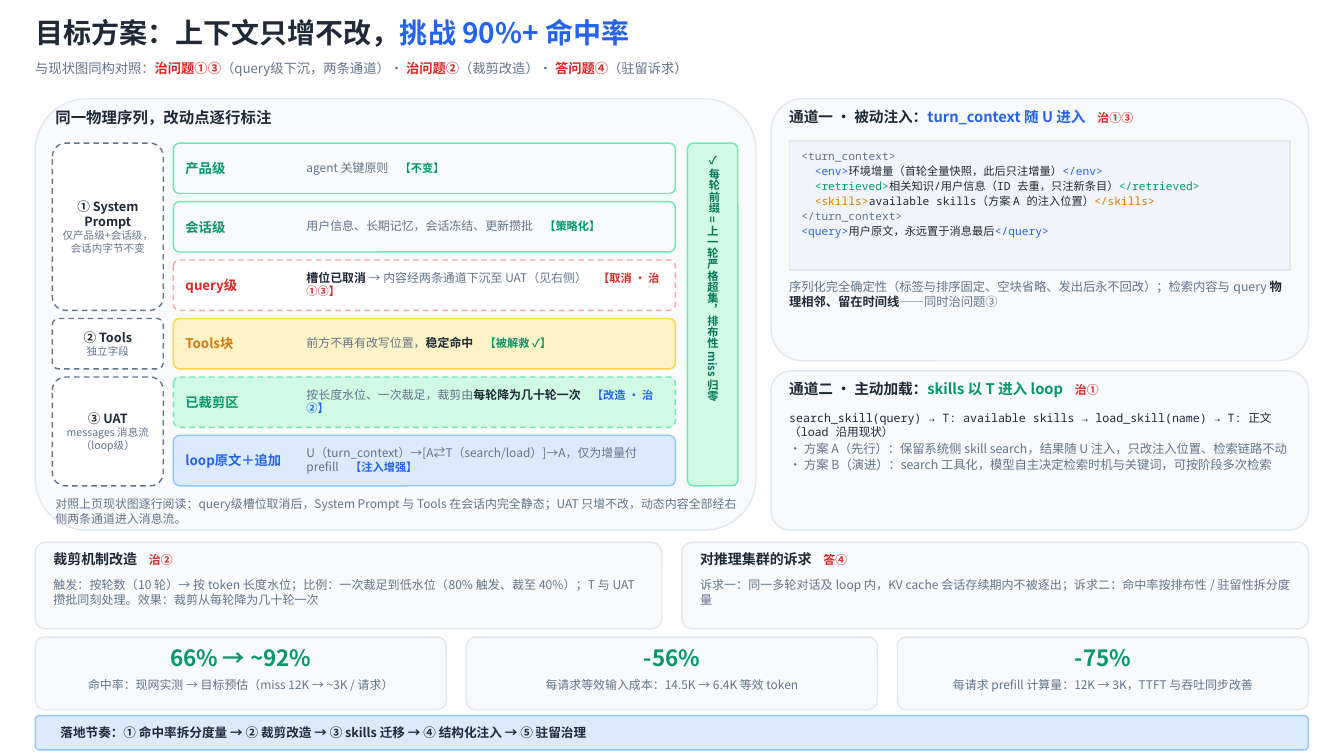
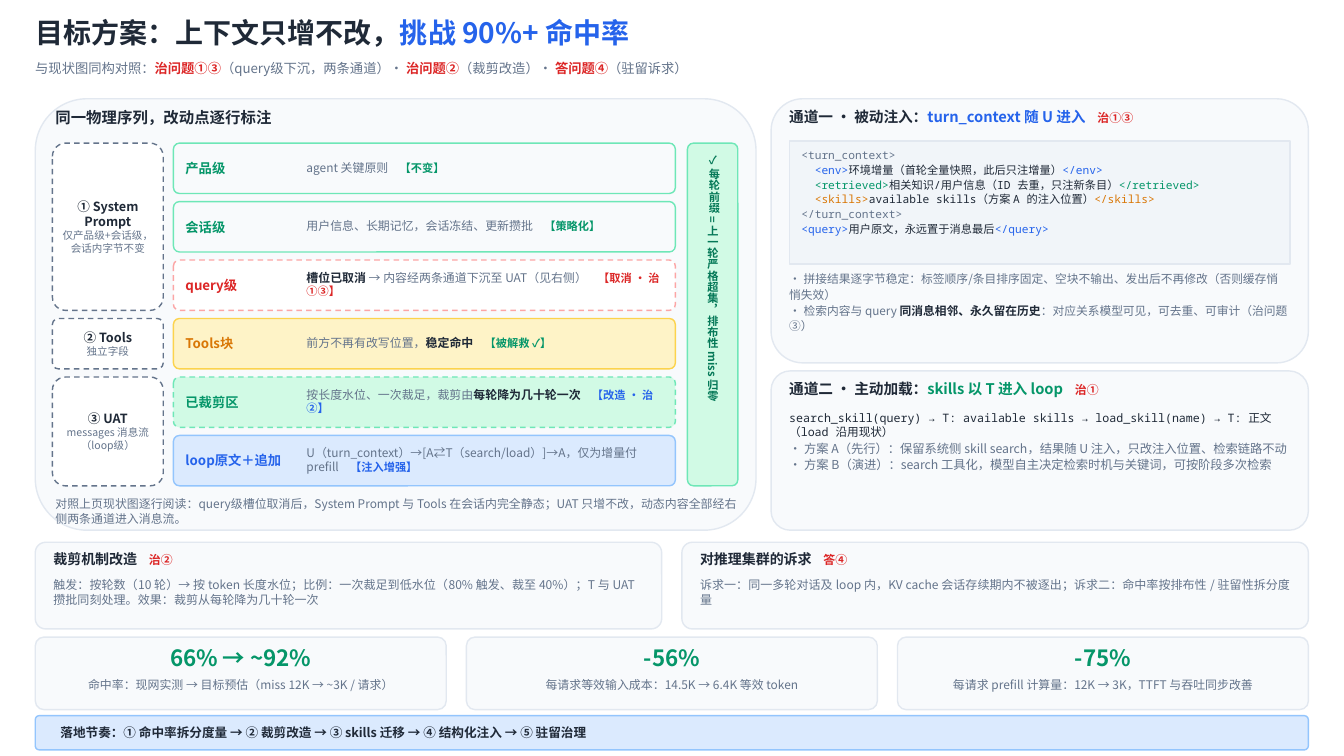
Before and after one commit to helloKitty01/alexafsm, a slide deck: slide 2 of kv-cache-discussion/上下文工程与KV-Cache优化.pptx. Drawn at 1344x756 pixels with LibreOffice and Linux fonts; fonts in the diff are those of the drawing. Boxes give left, top, right and bottom in pixels: in the first picture for what was removed or moved away, otherwise in the second. Text is boxed around its words. In the diff, an @@ line names an element or a change of style, - is before the commit and + after.

```diff
--- a/kv-cache-discussion/上下文工程与KV-Cache优化.pptx
+++ b/kv-cache-discussion/上下文工程与KV-Cache优化.pptx
@@ rectangle: place and size @@
-rectangle at box(789, 141, 1291, 270)
+rectangle at box(789, 141, 1291, 264)
@@ text "<turn_context>" at box(801, 151, 1199, 236): line spacing 1.12 to 1.1 @@
@@ text at box(789, 273, 1288, 331): text changed; size 8.8 to 8.4 pt @@
-序列化完全确定性（标签与排序固定、空块省略、发出后永不回改）；检索内容与 query 物理相邻、留在时间线——同时治问题③
+· 拼接结果逐字节稳定：标签顺序/条目排序固定、空块不输出、发出后不再修改（否则缓存悄悄失效）
+· 检索内容与 query 同消息相邻、永久留在历史：对应关系模型可见，可去重、可审计（治问题③）
```
Also in this commit, not shown: 2 other files.
